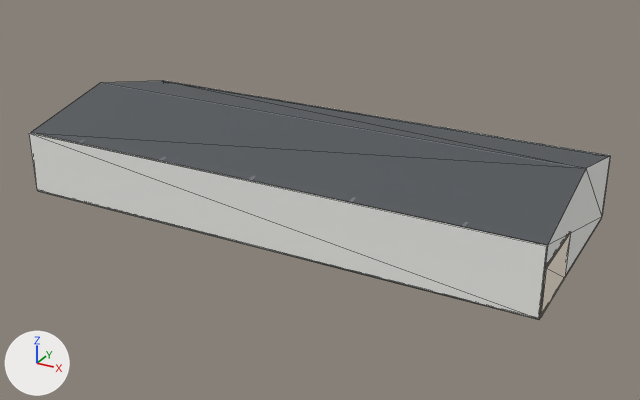
The glTF model lecoach_gym.glb as it was, and as the next commit left it.
One viewpoint serves both versions: a camera (50 mm lens) standing at (24.3, -43.1, 21.8) and looking at (0.9, -0.5, 0.6). The axes (+X, +Y, +Z) are drawn at lower left. The lights are the same throughout. The picture after the commit comes second. Mesh edges are drawn as thin lines on the coarser meshes.

The scene before the commit, as lines of its bpy script (objects in view):
```python
me_cube_007 = bpy.data.meshes.new('Cube.007')
me_cube_007.from_pydata(...)  # a box spanning x -16.0..16.0, y -6.6..-6.4, z 0.0..3.8
me_cube_007.materials.append(mat_wall_whiteblock)  # white #efefeb
me_cube_008 = bpy.data.meshes.new('Cube.008')
me_cube_008.from_pydata(...)  # a box spanning x -16.0..16.0, y 6.4..6.6, z 0.0..3.8
me_cube_008.materials.append(mat_wall_whiteblock)  # white #efefeb
me_cube_038 = bpy.data.meshes.new('Cube.038')
me_cube_038.from_pydata(...)  # a box spanning x 15.94..16.06, y -6.4..-2.0, z 0.0..2.6
me_cube_038.materials.append(mat_office_peach)  # pale yellow #f9eddd
me_cube_043 = bpy.data.meshes.new('Cube.043')
me_cube_043.from_pydata(...)  # a box spanning x 2.0..16.0, y -6.4..-2.0, z 2.57..2.63
me_cube_043.materials.append(mat_office_ceiling)  # white #f7f7f3
me_gable_e = bpy.data.meshes.new('Gable_E')
me_gable_e.from_pydata(...)  # 5 vertices, 3 faces; spans x 16.0, y -6.5..6.5, z 0.0..5.3
me_gable_e.materials.append(mat_wall_whiteblock)  # white #efefeb
me_roof_n = bpy.data.meshes.new('Roof_N')
me_roof_n.from_pydata(...)  # 4 vertices, 2 faces; spans x -16.0..16.0, y 0.0..6.5, z 3.8..5.3
me_roof_n.materials.append(mat_roof_metal)  # dark grey #5d6165
ob_foh_div_16 = bpy.data.objects.new('FOH_div_16', me_cube_038)
ob_foh_div_16.location = (0.0, 0.0, 0.0)
ob_foh_dropceil = bpy.data.objects.new('FOH_dropceil', me_cube_043)
ob_foh_dropceil.location = (0.0, 0.0, 0.0)
ob_gable_e = bpy.data.objects.new('Gable_E', me_gable_e)
ob_gable_e.location = (0.0, 0.0, 0.0)
ob_roof_n = bpy.data.objects.new('Roof_N', me_roof_n)
ob_roof_n.location = (0.0, 0.0, 0.0)
ob_wall_back = bpy.data.objects.new('Wall_Back', me_cube_008)
ob_wall_back.location = (0.0, 0.0, 0.0)
ob_wall_front = bpy.data.objects.new('Wall_Front', me_cube_007)
ob_wall_front.location = (0.0, 0.0, 0.0)
# also in view: 'Ridge' at (0.0, 0.0, 5.2); 'Roof_S' at (0.0, -3.2, 4.6)
```
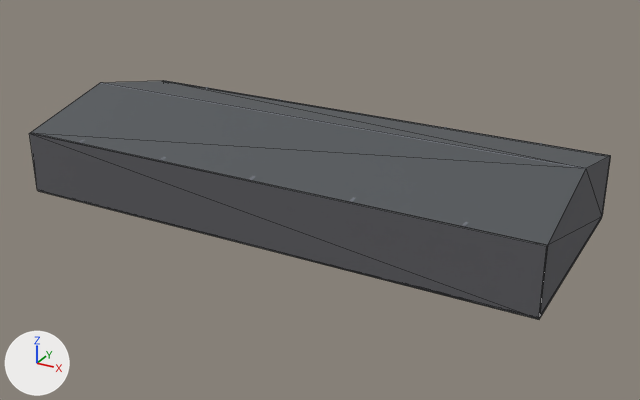
Not visible in the pictures: 'FOH_dropceil'.

The edits, one by one:
Material 'WallExt' (mat_wallext) is new.
Its base color is (0.1, 0.1, 0.11) (dark grey #59595d).
Its roughness is 0.9.
Material 'Floor' (mat_floor) is new.
Its base color is (0.11, 0.11, 0.12) (dark grey #5d5d61).
Its roughness is 0.9.
me_gable_e has 5 vertices, 3 faces and spans x 16.0, y -6.5..6.5, z 0.0..5.3.
me_gable_e no longer uses material mat_wall_whiteblock (white #efefeb).
me_gable_e gains material mat_wallext (dark grey #59595d).
me_cube_008 has 8 vertices, 12 faces and spans x -16.0..16.0, y 6.4..6.6, z 0.0..3.8.
me_cube_008 no longer uses material mat_wall_whiteblock (white #efefeb).
me_cube_008 gains material mat_wallext (dark grey #59595d).
me_cube_007 has 8 vertices, 12 faces and spans x -16.0..16.0, y -6.6..-6.4, z 0.0..3.8.
me_cube_007 no longer uses material mat_wall_whiteblock (white #efefeb).
me_cube_007 gains material mat_wallext (dark grey #59595d).
Mesh me_cube_039_1 is new.
It is a box spanning x 9.0..16.0, y -6.5..6.5, z 0.0..0.04.
It uses material mat_floor (dark grey #5d5d61).
Object 'FOH_div_16' (ob_foh_div_16) is deleted.
Object 'FOH_dropceil' (ob_foh_dropceil) is deleted.
Object 'FuncFloor' (ob_funcfloor) is new; it shows me_cube_039_1.
Its location is (0.0, 0.0, 0.0).

Changed parts and their boxes (x1, y1, x2, y2) in the pictures (640 x 400 px):
'Wall_Front', recoloured (white to dark grey)
    both: (29, 133, 548, 319)
'Gable_E', recoloured (white to dark grey)
    both: (539, 157, 610, 317)
'FOH_div_16', deleted (pale yellow)
    before: (540, 232, 571, 317)
'Wall_Back', recoloured
    both: (163, 80, 611, 215)
'FuncFloor', added
    after: (540, 220, 600, 316)
